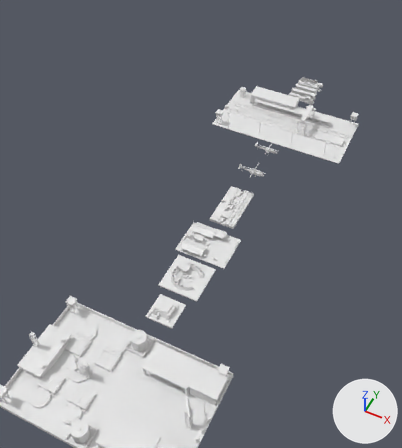
The Blender file models.blend as it was, and as the next commit left it.
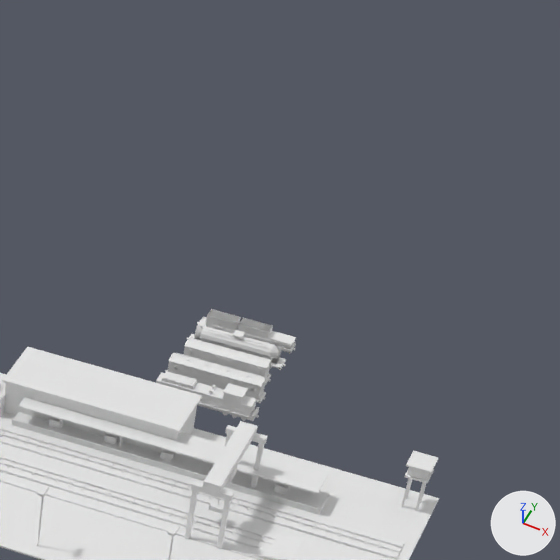
Each version appears first from a camera (50 mm lens) standing at (91.0, 480.0, 256.0) and looking at (-46.0, 754.0, -86.0), and next in a close-up on the part from 62% to 97% of the width and 0% to 31% of the height. Arrows for +X, +Y and +Z are at lower right; the lights stay in place. The first two pictures are the older version.

The first close-up shows '27_Rail_Yard', '28_Train_Loco', '29_Train_Coach', '30_Train_Van', '31_Train_Tank_Wagon', '32_Train_Flat'.
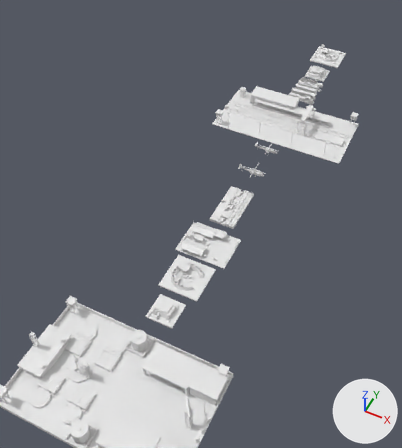
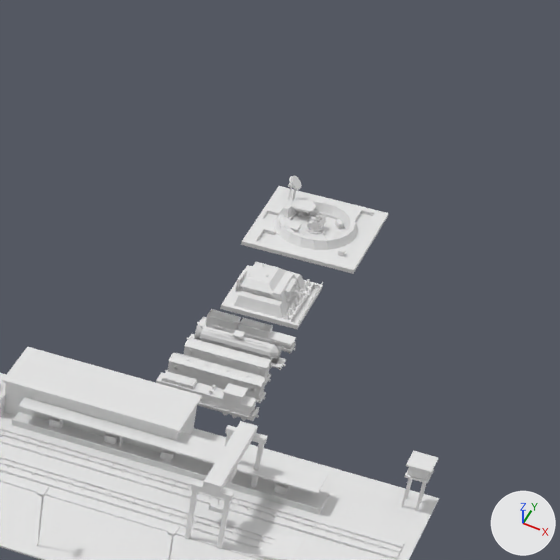
Boxes [x1, y1, x2, y2] around the edits, measured in the close-ups (560 x 560 px):
'34_AA_Position', added
    after: [241, 176, 389, 274]
    faces in mat_mil_earth (white #e7e7e7): [241, 186, 389, 274]
    faces in mat_mil_sand (white #e7e7e7): [258, 212, 373, 244]
    faces in mat_mil_olive_dk (white #e7e7e7): [298, 211, 346, 257]
    faces in mat_mil_olive_lt (white #e7e7e7): [292, 199, 316, 213]
    faces in mat_mil_olive (white #e7e7e7): [309, 215, 326, 230]
'33_AT_Pillbox', added
    after: [220, 262, 323, 329]
    faces in mat_mil_earth (white #e7e7e7): [226, 262, 318, 324]
    faces in mat_mil_concrete (white #e7e7e7): [236, 269, 311, 320]
    faces in mat_mil_sand (white #e7e7e7): [220, 265, 323, 329]

The change, as a list of edits to the scene's bpy script:
```text
Add me_34_aa_position:
    me_34_aa_position.from_pydata(...)  # 968 vertices, 916 faces; spans x -12.0..12.0, y -12.0..12.0, z 0.0..6.0
    me_34_aa_position.materials.append(mat_mil_earth)  # white #e7e7e7
    me_34_aa_position.materials.append(mat_mil_sand)  # white #e7e7e7
    me_34_aa_position.materials.append(mat_mil_olive_dk)  # white #e7e7e7
    me_34_aa_position.materials.append(mat_mil_gunmetal)  # white #e7e7e7
    me_34_aa_position.materials.append(mat_mil_concrete)  # white #e7e7e7
    me_34_aa_position.materials.append(mat_mil_olive)  # white #e7e7e7
    me_34_aa_position.materials.append(mat_mil_steel_lt)  # white #e7e7e7
    me_34_aa_position.materials.append(mat_mil_white)  # white #e7e7e7
    me_34_aa_position.materials.append(mat_mil_hull_red)  # white #e7e7e7
    me_34_aa_position.materials.append(mat_mil_timber)  # white #e7e7e7
    me_34_aa_position.materials.append(mat_mil_black)  # white #e7e7e7
    me_34_aa_position.materials.append(mat_mil_olive_lt)  # white #e7e7e7
Add me_33_at_pillbox:
    me_33_at_pillbox.from_pydata(...)  # 548 vertices, 478 faces; spans x -8.0..8.0, y -8.0..8.0, z 0.0..6.2
    # faces by material slot: [78, 42, 96, 12, 250]
    me_33_at_pillbox.materials.append(mat_mil_sand)  # white #e7e7e7
    me_33_at_pillbox.materials.append(mat_mil_earth)  # white #e7e7e7
    me_33_at_pillbox.materials.append(mat_mil_concrete)  # white #e7e7e7
    me_33_at_pillbox.materials.append(mat_mil_black)  # white #e7e7e7
    me_33_at_pillbox.materials.append(mat_mil_gunmetal)  # white #e7e7e7
Add ob_34_aa_position:
    ob_34_aa_position = bpy.data.objects.new('34_AA_Position', me_34_aa_position)
    ob_34_aa_position.location = (0.0, 900.0, 0.0)
Add ob_33_at_pillbox:
    ob_33_at_pillbox = bpy.data.objects.new('33_AT_Pillbox', me_33_at_pillbox)
    ob_33_at_pillbox.location = (0.0, 872.0, 0.0)
```
